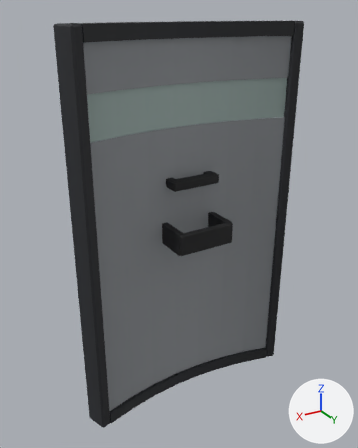
Two versions of the glTF model art/weapons/riot_shield.glb, one commit apart.
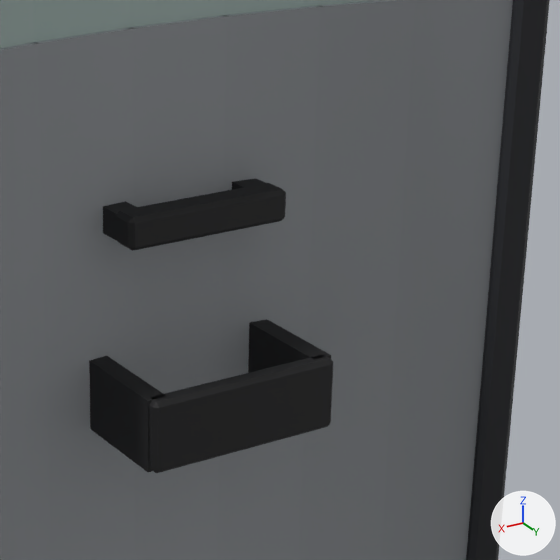
Old and new are each drawn whole from a 50 mm lens placed at (0.574, 0.866, 0.47), pointed at (0.024, -0.051, 0.012) and again close up on the part from 38% to 83% of the width and 27% to 63% of the height. The axes (+X, +Y, +Z) are drawn at lower right. The lights are the same throughout. The first two pictures are the older version. Vertices at exactly the same position are counted once.

Names of what the first close-up shows: 'riot_shield'.
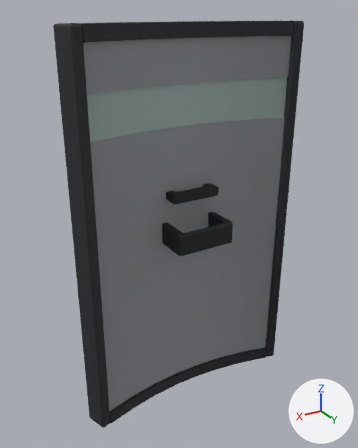
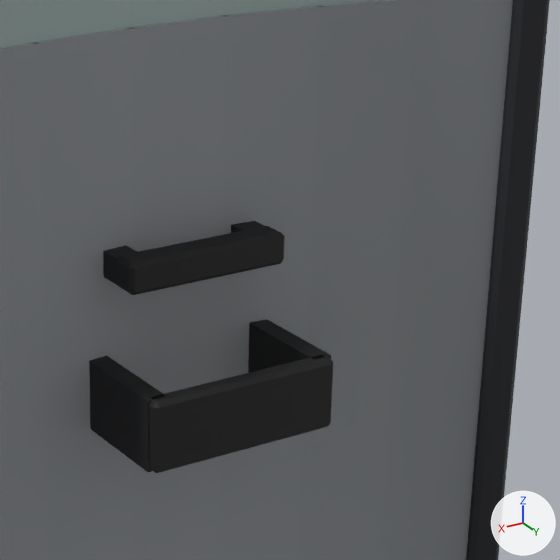
Boxes (x1, y1, x2, y2) around the edits, measured in the close-ups (560 x 560 px; the box of a moved part takes in the faces that stretch with it):
part 1 of me_cube, moved or reshaped
    before: (115, 183, 286, 251)
    after: (116, 226, 285, 295)
part 2 of me_cube, moved or reshaped (mostly hidden)
    before: (232, 178, 265, 189)
    after: (231, 221, 264, 233)
part 3 of me_cube, moved or reshaped
    before: (103, 201, 136, 240)
    after: (103, 245, 137, 284)

The edits, one by one:
me_cube has 488 vertices, 780 faces and spans x -0.282..0.282, y -0.098..0.035, z -0.45..0.45.
me_cube is used by ob_riot_shield; location (0.0, 0.0, 0.0).
me_cube part 1: the loose piece of 24 vertices spanning x -0.06..0.06, y -0.033..-0.011, z 0.109..0.131 is moved by (0.0, 0.0, -0.03).
me_cube part 2: the loose piece of 8 vertices spanning x -0.059..-0.041, y -0.055..-0.025, z 0.111..0.129 is moved by (0.0, 0.0, -0.03).
me_cube part 3: the loose piece of 8 vertices spanning x 0.041..0.059, y -0.055..-0.025, z 0.111..0.129 is moved by (0.0, 0.0, -0.03).
